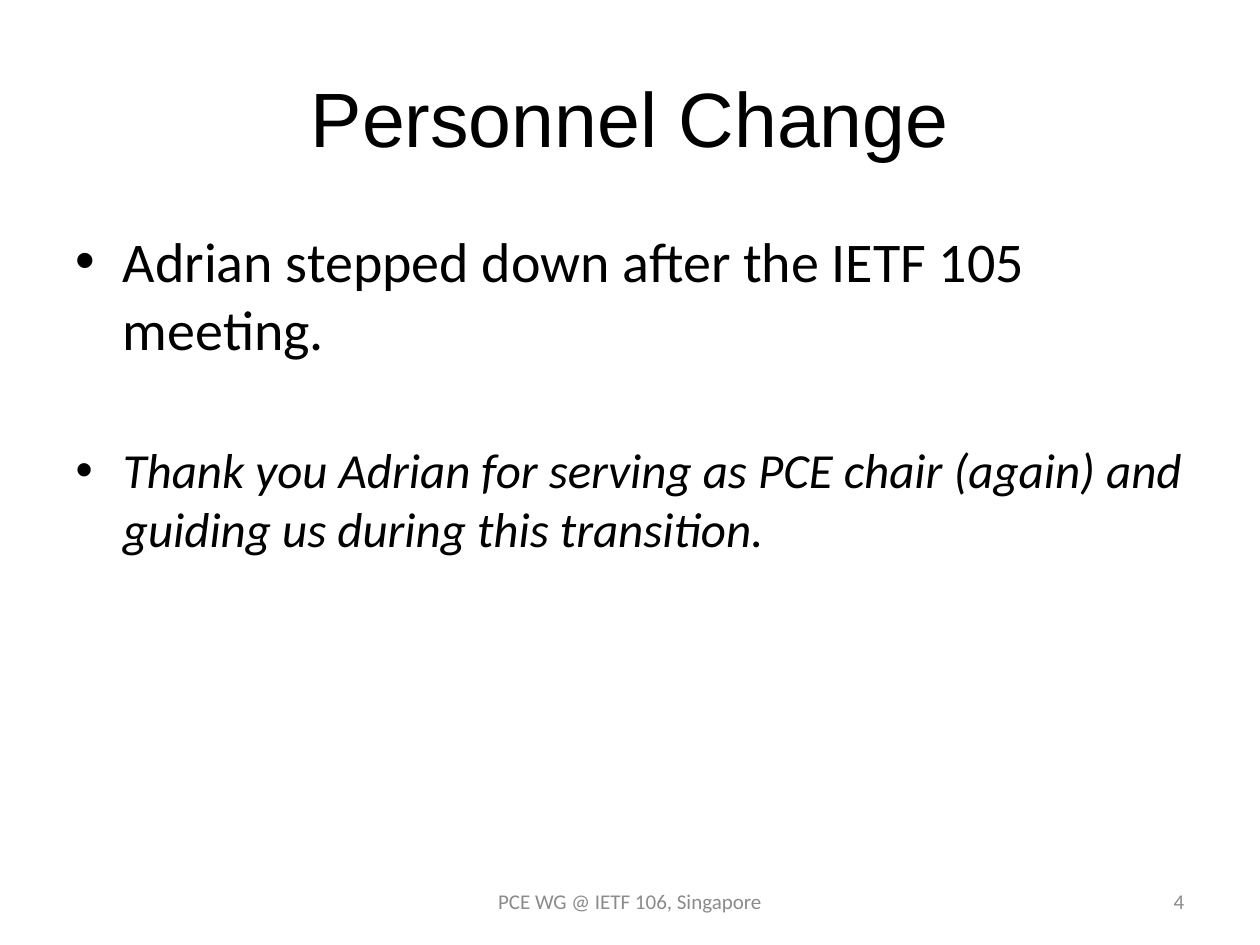
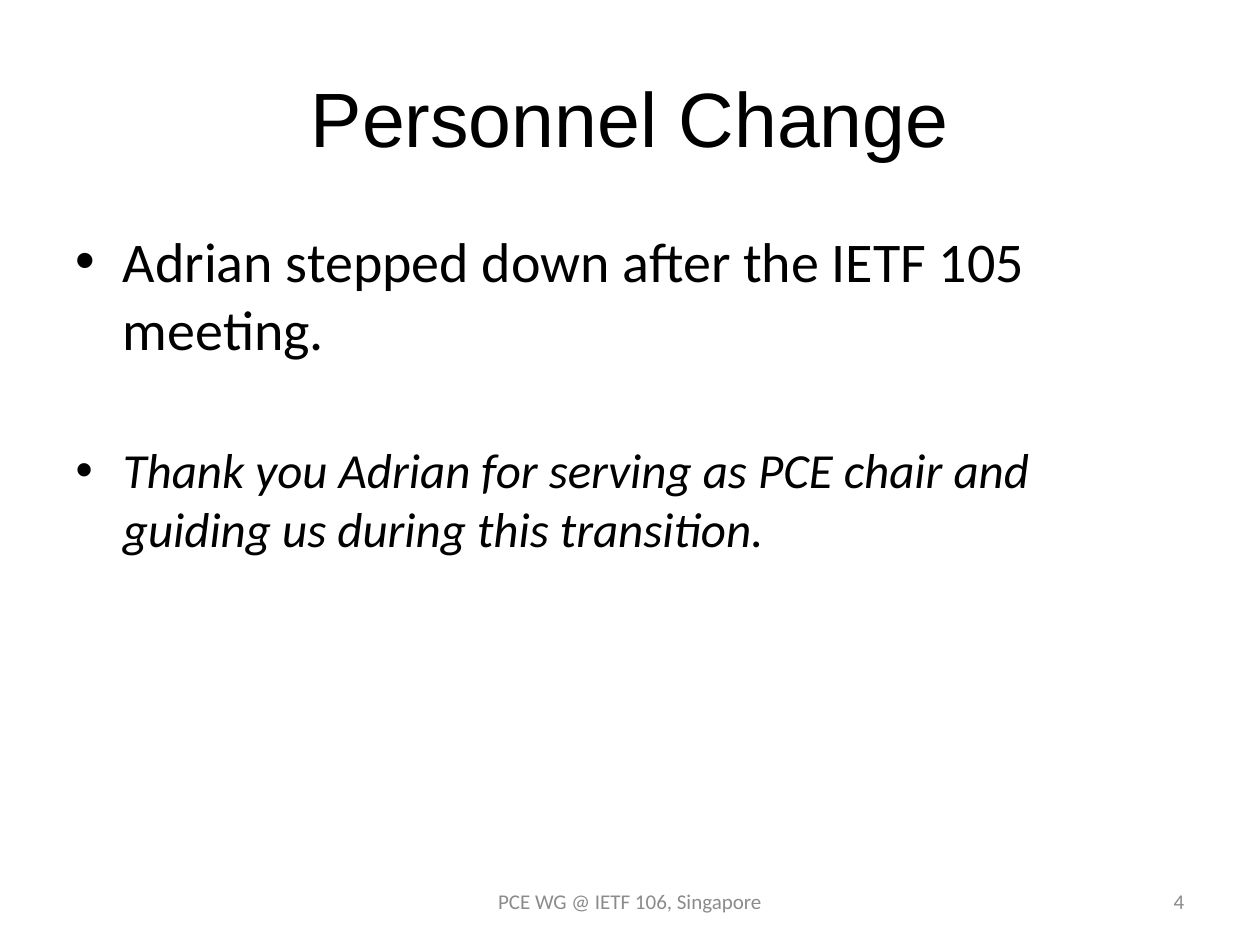
Before and after one commit to dhruvdhody/ietf, a slide deck: slide 4 of PCE WG Slide 106.pptx. Drawn at 1260x945 pixels with LibreOffice and Linux fonts; fonts in the diff are those of the drawing. Boxes give left, top, right and bottom in pixels: in the first picture for what was removed or moved away, otherwise in the second. Text is boxed around its words. In the diff, an @@ line names an element or a change of style, - is before the commit and + after.

```diff
--- a/PCE WG Slide 106.pptx
+++ b/PCE WG Slide 106.pptx
@@ text at bbox=[123, 454, 1029, 556]: text changed @@
-• Thank you Adrian for serving as PCE chair (again) and guiding us during this transition.
+• Thank you Adrian for serving as PCE chair and guiding us during this transition.
```
Also in this commit, not shown: 5 other slides changed, 2 slides added, 1 slide removed.
